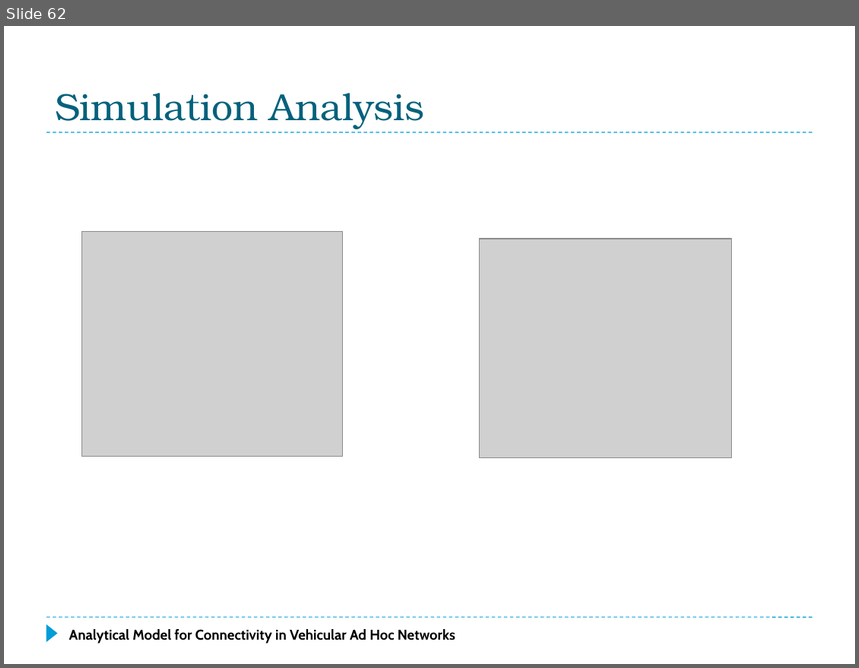
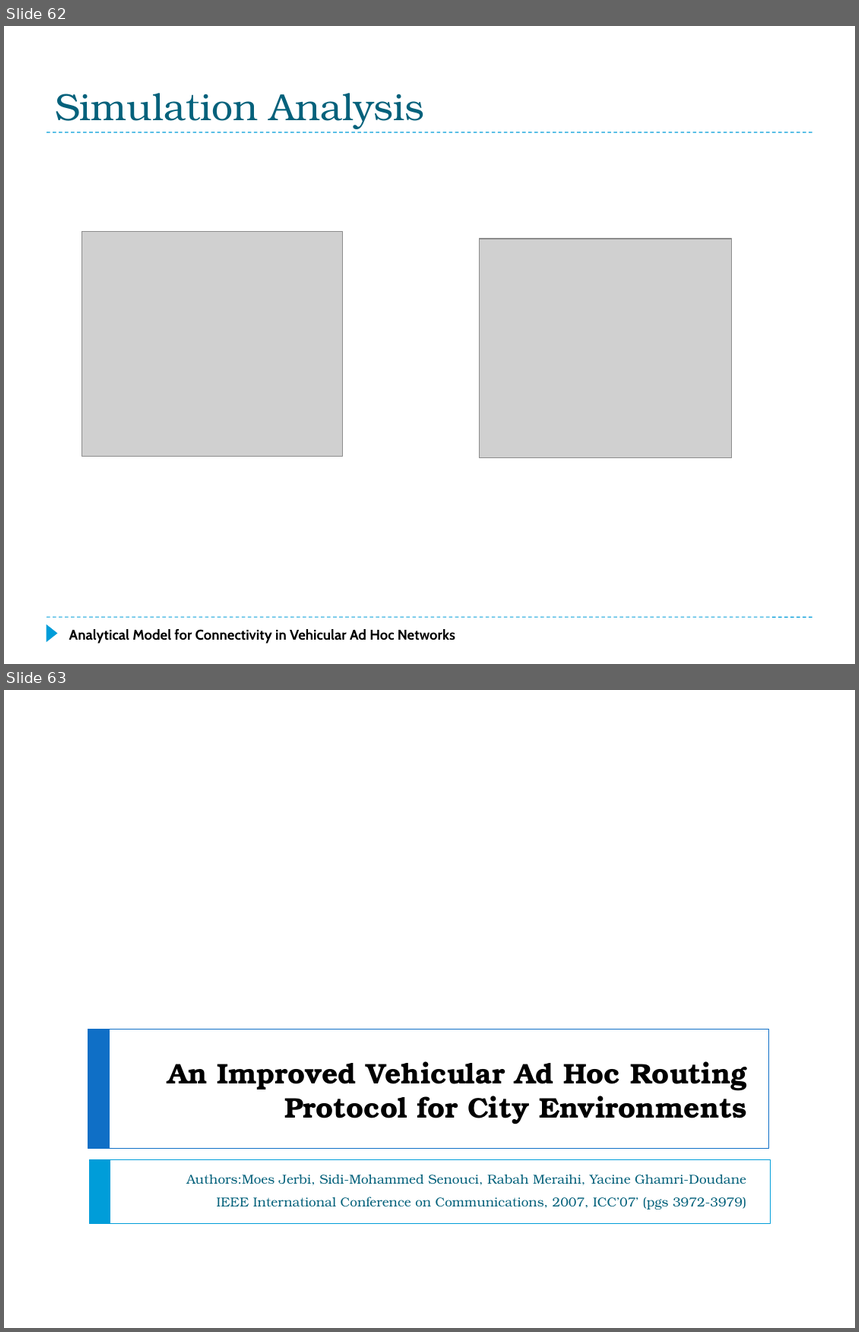
Before and after one commit to f33losopher/EEMaster_VANET, a slide deck: VANET_Felix.pptx. Shown one above the other, each under a label of ours: slide 62 before the commit, slides 62 and 63 after it. The pictures are 859x668 and 859x1332 pixels, drawn with LibreOffice and Linux fonts; fonts in the diff are those of the drawing; grey boxes stand for pictures. Boxes give left, top, right and bottom in pixels: in the first picture for what was removed or moved away, otherwise in the second. Text is boxed around its words. In the diff, an @@ line names an element or a change of style, - is before the commit and + after.

```diff
--- a/VANET_Felix.pptx
+++ b/VANET_Felix.pptx
@@ slide 63 added at [4,690,855,1328], background #FFFFFF @@
@@ rectangle added at [88,1030,769,1149], outline #0F6FC6 0.5 pt @@
@@ rectangle added at [88,1030,110,1149], fill #0F6FC6 @@
@@ title added at [168,1062,747,1125], 24 pt, text #000000, bold @@
+An Improved Vehicular Ad Hoc Routing Protocol for City Environments
@@ rectangle added at [89,1160,770,1224], outline #009DD9 0.5 pt @@
@@ rectangle added at [89,1160,110,1224], fill #009DD9 @@
@@ subtitle added at [186,1174,747,1210], 11 pt, text #04617B @@
+Authors:Moes Jerbi, Sidi-Mohammed Senouci, Rabah Meraihi, Yacine Ghamri-Doudane
+IEEE International Conference on Communications, 2007, ICC’07’ (pgs 3972-3979)
```
Also in this commit, not shown: 8 other slides added, 1 other file.
